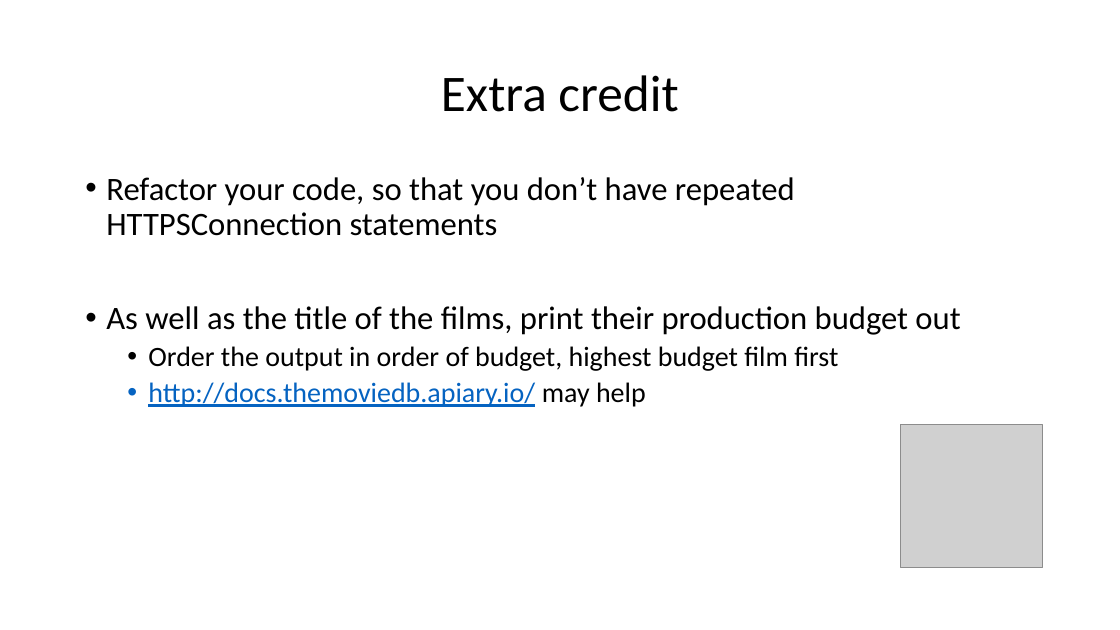
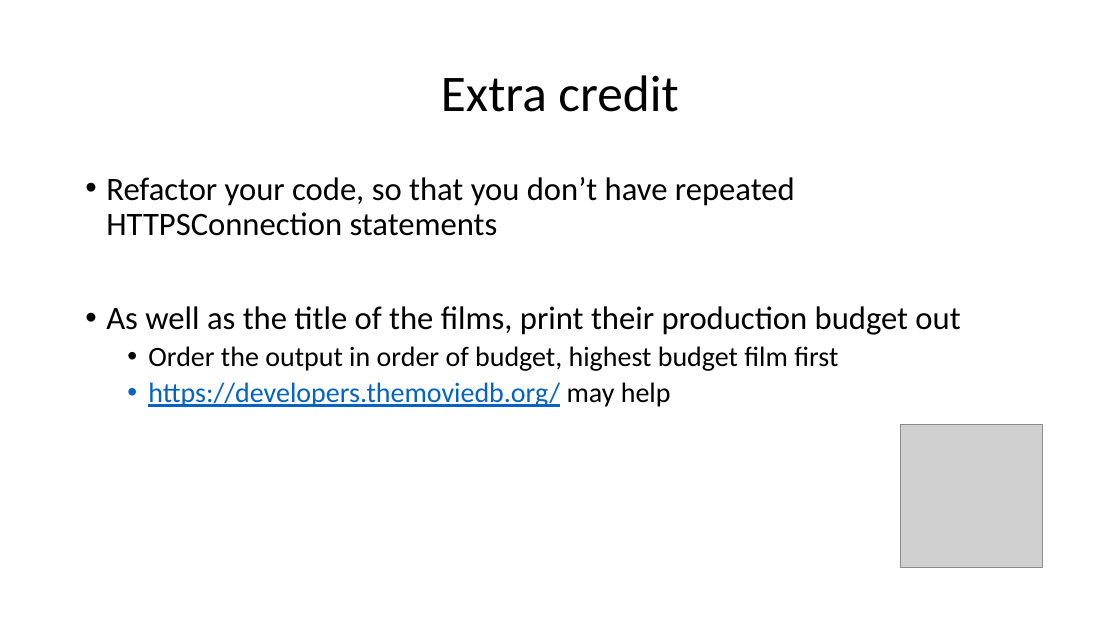
Before and after one commit to wilkotom/python_examples, a slide deck: slide 15 of Python as an additional language/Lesson 6/Session 6.pptx. Drawn at 1120x630 pixels with LibreOffice and Linux fonts; fonts in the diff are those of the drawing; grey boxes stand for pictures. Boxes give left, top, right and bottom in pixels: in the first picture for what was removed or moved away, otherwise in the second. Text is boxed around its words. In the diff, an @@ line names an element or a change of style, - is before the commit and + after.

Commit message:
Updated API reference location

```diff
--- a/Python as an additional language/Lesson 6/Session 6.pptx
+++ b/Python as an additional language/Lesson 6/Session 6.pptx
@@ text at (148,382,671,407): text changed @@
-  • http://docs.themoviedb.apiary.io/ may help
+  • https://developers.themoviedb.org/ may help
```
